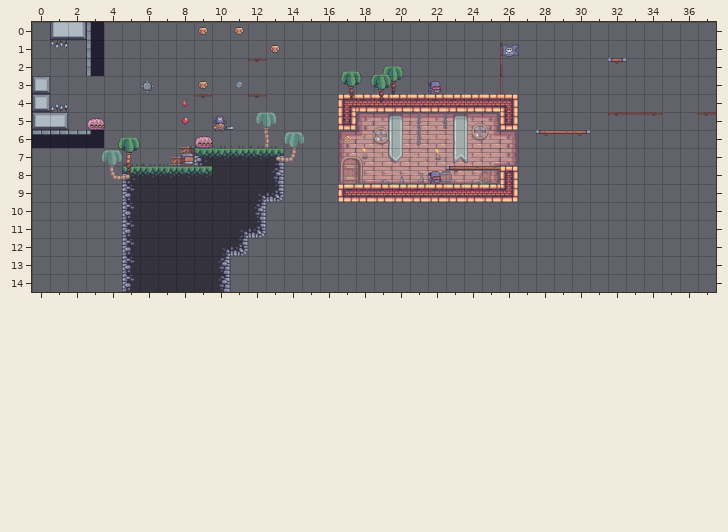
One commit to this Tiled map: Super-Pirate-World/data/levels/omni.tmx. Above, as it was before the edit.
Cells are 64x64 px. Shown: x 0..37, y 0..14.
After:
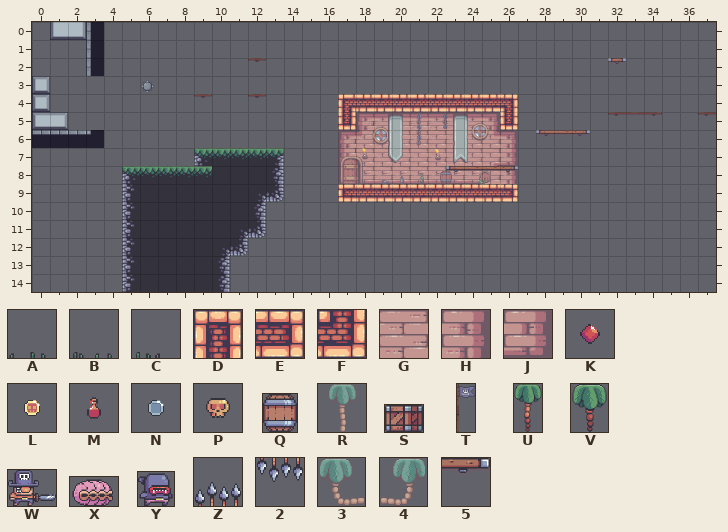
Key: from "grass": A 0, B 1, C 3; from "inside": D 3, E 38, F 47, G 61, H 62, J 74; from "items": K 0 "diamond", L 1 "gold", M 2 "potion", N 3 "silver", P 4 "skull"; from "objects": Q 0 "barrel", R 1 "bg_palm_1", S 2 "crate", T 3 "flag", U 4 "large_1", V 6 "small_1", W 7 "player", X 8 "shell", Y 9 "tooth", Z 10 "floor_spikes", 2 10 flipped up-down "floor_spikes", 3 12 "bg_palm_left", 4 13 "bg_palm_right"; from "platforms": 5 6.
_ is an empty cell, . an unchanged one.
Objects are placed by their top-left corner, in cells (3,4 is the top-left corner of cell 3,4); size is 1x1 cell unless given.
What changed:
--- layer "BG"
@@ x 25..26 @@
- 8 J_
+ 8 GH
--- layer "Terrain"
@@ x 26..26 @@
- 8 D
- 9 F
+ 8 _
+ 9 E
--- layer "Platforms"
@@ x 26..26 @@
- 8 _
+ 8 5
--- layer "FG" (now hidden)
@@ x 5..13 @@
- 6 ....CAABC
- 7 BBC......
+ 6 ...._____
+ 7 ___......
--- layer "Objects" (now hidden)
-2 "floor_spike" at 1,1
-T "flag" at 26,1.1 size 1.1x2.9
-V "palm_small" at 19.5,2.5 size 1.2x1.6
-V "palm_small" at 17.1,2.7 size 1.2x1.6
-V "palm_small" at 18.8,2.9 size 1.2x1.6
-Z "floor_spike" at 1,4
-W "player" at 10.1,5.2 size 1.2x0.9
-R "palm_bg" at 12,5 size 2x2
-S "crate" at 8.2,6.9 size 0.8x0.6
-4 "palm_bg_right" at 13.5,6.1 size 1.6x1.7
-Q "barrel" at 8.3,7.2 size 0.7x0.8
-S "crate" at 7.7,7.5 size 0.8x0.6
-U "palm_large" at 4.8,6.4 size 1.2x2.1
-3 "palm_bg_left" at 3.8,7.1 size 1.6x1.7
--- layer "Items" (now hidden)
-P "skull" at 9,0
-P "skull" at 11,0
-P "skull" at 13,1
-N "silver" at 11,3
-P "skull" at 9,3
-M "potion" at 8,4
-K "diamond" at 8,5
-L "gold" at 17,6
--- layer "Enemies" (now hidden)
-Y "tooth" at 22,3.3 size 0.8x0.7
-X "shell" at 3,5.3 size 1.2x0.7
-X "shell" at 9,6.3 size 1.2x0.7
-Y "tooth" at 22.1,8.3 size 0.8x0.7
